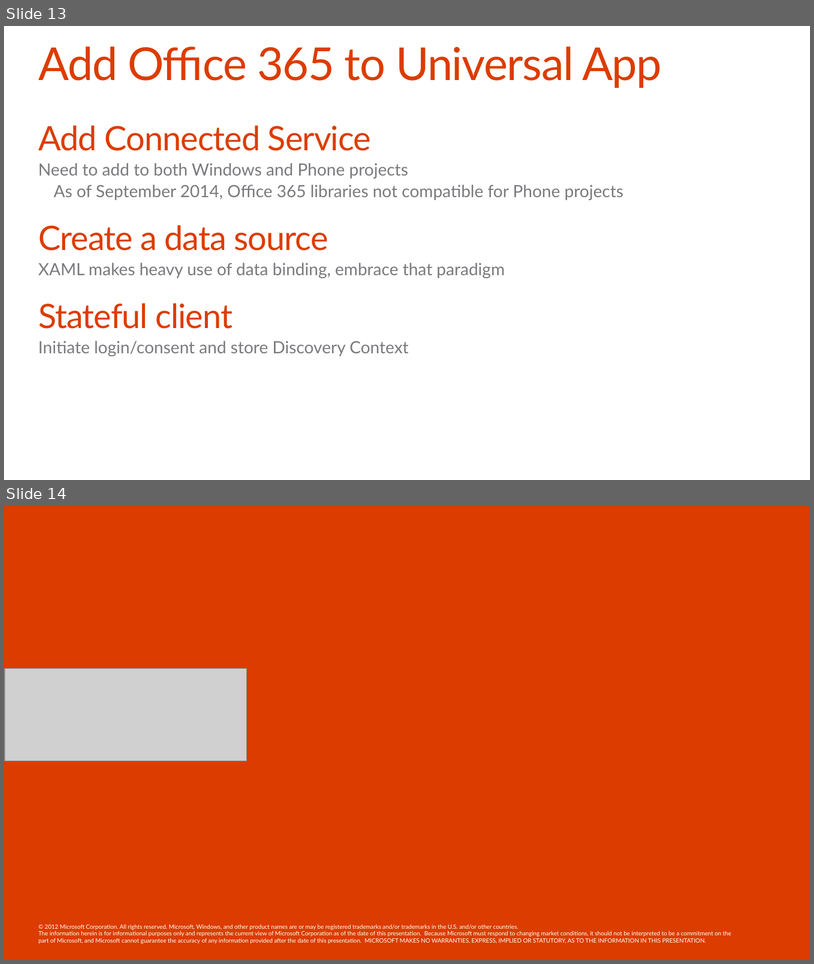
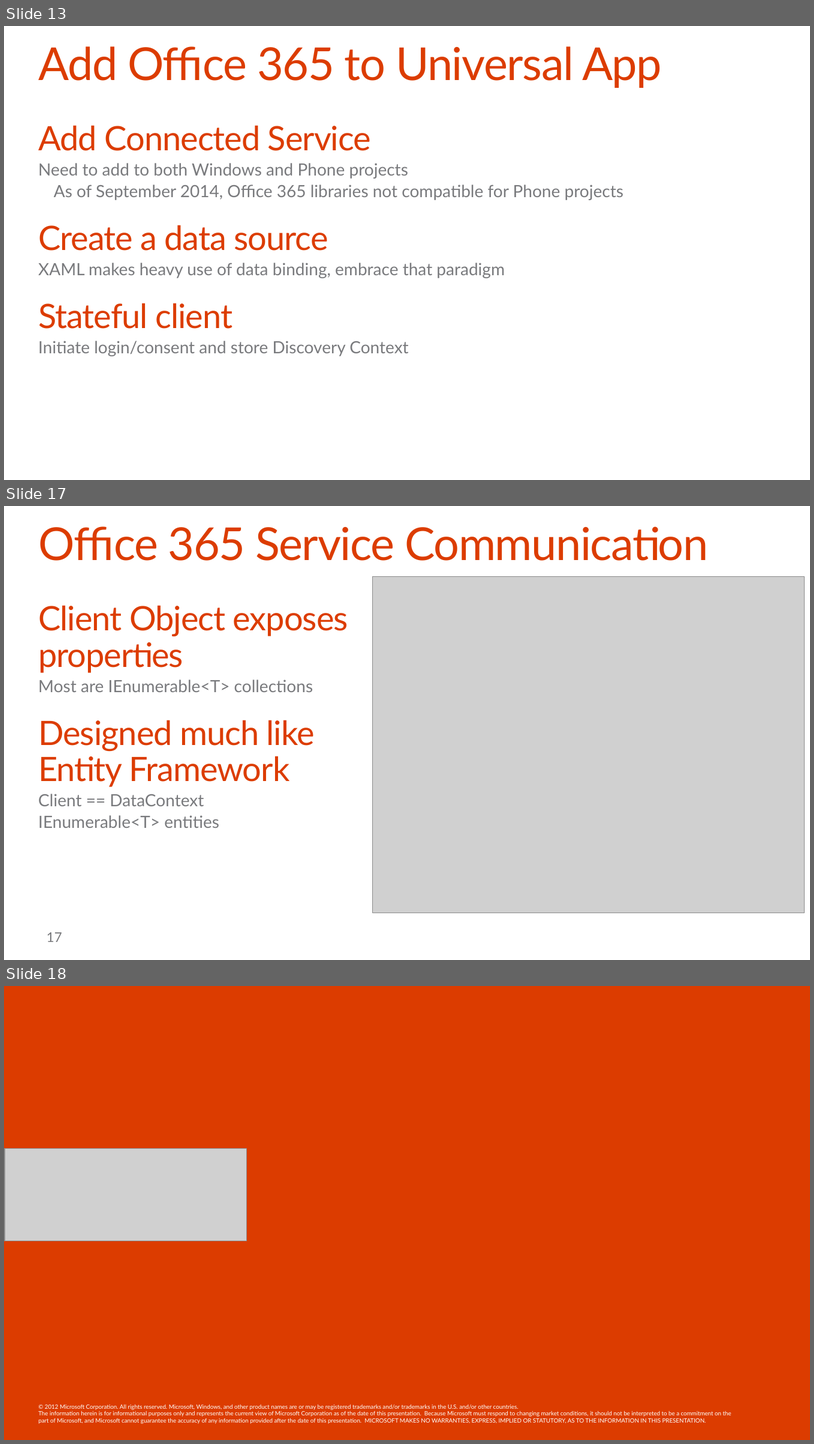
Before and after one commit to OfficeDev/TrainingContent, a slide deck: O3654-5 Deep dive into native Universal Windows App Development with Office 365 APIs/Deep Dive into native Universal App development with Office 365 APIs.pptx. Shown one above the other, each under a label of ours: slides 13 and 14 before the commit, slides 13, 17 and 18 after it; the slides between them are not shown. The pictures are 814x964 and 814x1444 pixels, drawn with LibreOffice and Linux fonts; fonts in the diff are those of the drawing; grey boxes stand for pictures; background and template pictures are left out. Boxes give left, top, right and bottom in pixels: in the first picture for what was removed or moved away, otherwise in the second. Text is boxed around its words. In the diff, an @@ line names an element or a change of style, - is before the commit and + after.

```diff
--- a/O3654-5 Deep dive into native Universal Windows App Development with Office 365 APIs/Deep Dive into native Universal App development with Office 365 APIs.pptx
+++ b/O3654-5 Deep dive into native Universal Windows App Development with Office 365 APIs/Deep Dive into native Universal App development with Office 365 APIs.pptx
@@ slide 17 added at (x1=4, y1=506, x2=810, y2=960), background #FFFFFF @@
@@ title added at (x1=38, y1=526, x2=708, y2=561), 54 pt, text #DC3C00 @@
+Office 365 Service Communication
@@ picture added at (x1=373, y1=576, x2=804, y2=913) @@
@@ text added at (x1=38, y1=605, x2=348, y2=828), 20 pt, text #797A7D @@
+Client Object exposes properties
+  Most are IEnumerable<T> collections
+Designed much like Entity Framework
+  Client == DataContext
+  IEnumerable<T> entities
@@ page number added at (x1=47, y1=932, x2=62, y2=942), 16 pt, text #797A7D @@
+17
@@ what was slide 14 is now slide 18 @@
```
Also in this commit, not shown: 3 other slides added.
